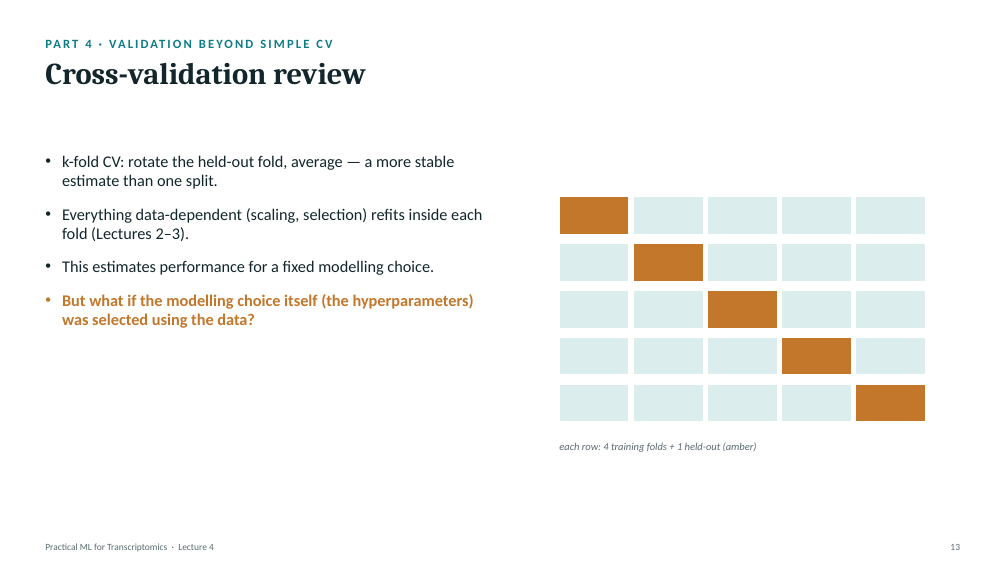
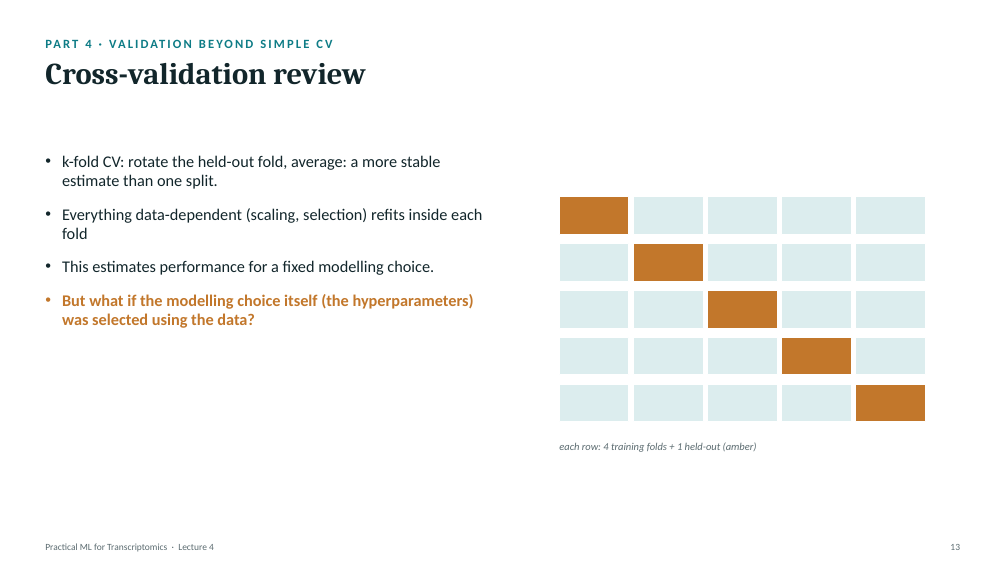
Before and after one commit to zhanyinx/ml26, a slide deck: slide 14 of lessons/lesson04_model_validation/theory/slides/Lecture4 - Model Improvement, Validation, and Interpretation.pptx (slide 13 before the commit). Drawn at 1008x567 pixels with LibreOffice and Linux fonts; fonts in the diff are those of the drawing. Boxes give left, top, right and bottom in pixels: in the first picture for what was removed or moved away, otherwise in the second. Text is boxed around its words. In the diff, an @@ line names an element or a change of style, - is before the commit and + after.

```diff
--- a/lessons/lesson04_model_validation/theory/slides/Lecture4 - Model Improvement, Validation, and Interpretation.pptx
+++ b/lessons/lesson04_model_validation/theory/slides/Lecture4 - Model Improvement, Validation, and Interpretation.pptx
@@ text at <box>62,155,482,239</box>: text changed @@
-• k-fold CV: rotate the held-out fold, average — a more stable estimate than one split.
-• Everything data-dependent (scaling, selection) refits inside each fold (Lectures 2–3).
+• k-fold CV: rotate the held-out fold, average: a more stable estimate than one split.
+• Everything data-dependent (scaling, selection) refits inside each fold
```
Also in this commit, not shown: 18 other slides changed, 4 slides added, 4 slides removed.
